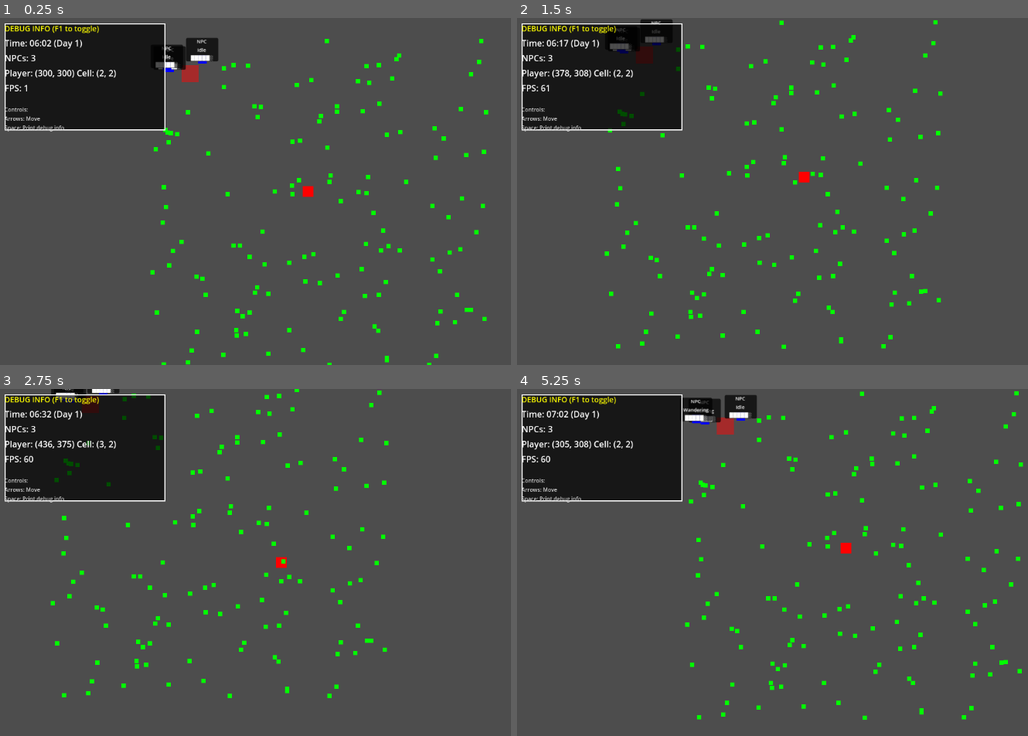
Above: before the commit, frames 1-4 (two rows, left to right).
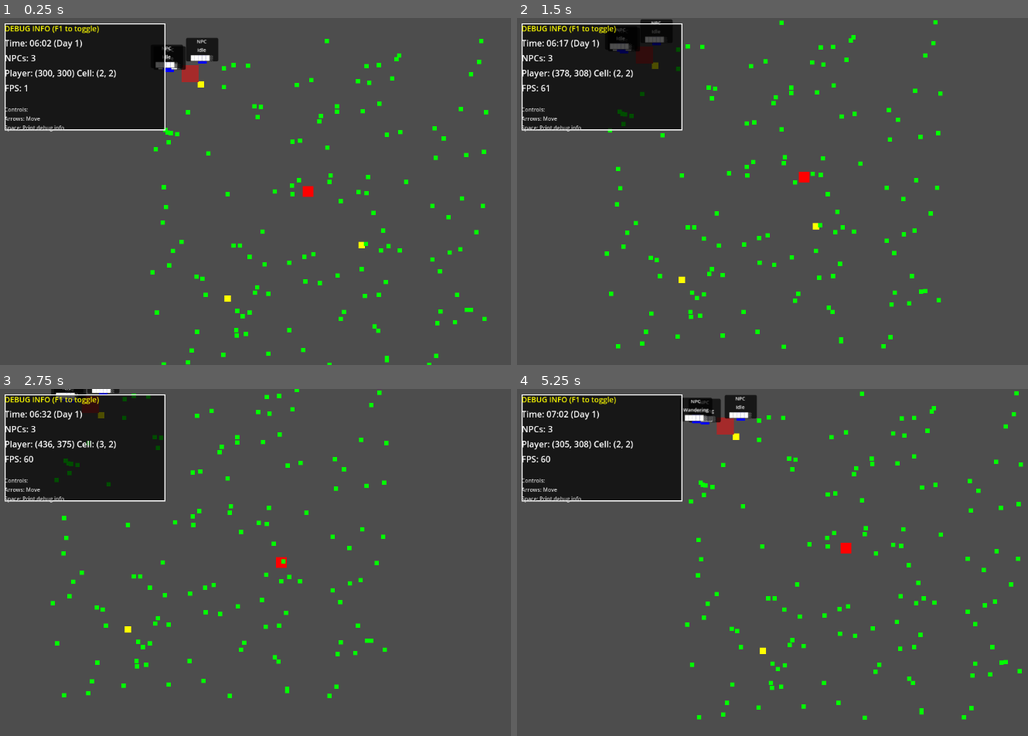
Above: after the commit, the same moments.

Repository: DIM-andy/2dlivingworld
Game: Godot game, scene res://scenes/MainWorld.tscn
The game is run twice, just before and just after one commit, with the same random seed, the same clock (stepped at 60 frames per second) and the same inputs.
Inputs:
- Up to frame 1 (0.25 s): no input
- Up to frame 2 (1.5 s): tap Enter (ui_accept) at 0.5, 0.77 s; hold Right (ui_right) 0.53-1.28 s; tap E at 0.6, 1.35 s; hold Down (ui_down) from 1.28 s (still down)
- Up to frame 3 (2.75 s): tap Enter (ui_accept) at 1.52 s; release Down (ui_down) at 2.03 s; hold Right (ui_right) from 2.03 s (still down); tap E at 2.1 s
- Up to frame 4 (5.25 s): release Right (ui_right) at 2.78 s; hold Up (ui_up) 2.78-3.53 s; tap E every 0.75 s from 2.85 to 5.1 s; tap Enter (ui_accept) at 3.02, 3.77, 4.52 s; hold Left (ui_left) 3.53-5.03 s; hold Down (ui_down) from 5.03 s (still down)

The runs differ from the first frame. In frame 1, less than 0.1% of the frame differs, in the area x 38-72%, y 18-82%; in frame 2, less than 0.1%, in the area x 26-60%, y 12-77%; in frame 3, less than 0.1%; in frame 4, less than 0.1%.

Commit message:
Basic Interaction System
-E to interact
-long press E
-double press E

Diff:
--- /dev/null
+++ b/items/TestItem.tscn
@@ -0,0 +1,7 @@
+[gd_scene load_steps=2 format=3 uid="uid://ewwuujpkop4g"]
+
+[ext_resource type="Script" path="res://scripts/PickupItem.gd" id="1_yaflr"]
+
+[node name="TestItem" type="Area2D"]
+script = ExtResource("1_yaflr")
+item_name = "Coin"
--- a/npcs/Villager.tscn
+++ b/npcs/Villager.tscn
@@ -1,6 +1,11 @@
-[gd_scene load_steps=2 format=3 uid="uid://c4j6n6hl7aejp"]
+[gd_scene load_steps=3 format=3 uid="uid://c4j6n6hl7aejp"]
 
 [ext_resource type="Script" path="res://scripts/NPC.gd" id="1_o3jqb"]
+[ext_resource type="Script" path="res://scripts/InteractableNPC.gd" id="2_x3fkv"]
 
 [node name="Villager" type="CharacterBody2D"]
 script = ExtResource("1_o3jqb")
+
+[node name="InteractionArea" type="Area2D" parent="." node_paths=PackedStringArray("npc_reference")]
+script = ExtResource("2_x3fkv")
+npc_reference = NodePath("..")
--- a/project.godot
+++ b/project.godot
@@ -24,3 +24,8 @@
 , Object(InputEventKey,"resource_local_to_scene":false,"resource_name":"","device":-1,"window_id":0,"alt_pressed":false …(186 unchanged characters)…
 ]
 }
+interact={
+"deadzone": 0.5,
+"events": [Object(InputEventKey,"resource_local_to_scene":false,"resource_name":"","device":-1,"window_id":0,"alt_pressed":false,"shift_pressed":false,"ctrl_pressed":false,"meta_pressed":false,"pressed":false,"keycode":0,"physical_keycode":69,"key_label":0,"unicode":101,"location":0,"echo":false,"script":null)
+]
+}
--- a/scenes/MainWorld.tscn
+++ b/scenes/MainWorld.tscn
@@ -1,9 +1,11 @@
-[gd_scene load_steps=5 format=3 uid="uid://viybc25jt7jp"]
+[gd_scene load_steps=7 format=3 uid="uid://viybc25jt7jp"]
 
 [ext_resource type="Script" path="res://scripts/WorldManager.gd" id="1_e7o6m"]
 [ext_resource type="PackedScene" uid="uid://b40a7scc1ufai" path="res://scenes/Player.tscn" id="2_71sg4"]
 [ext_resource type="Script" path="res://scripts/GameUI.gd" id="3_d8aqb"]
 [ext_resource type="Script" path="res://scripts/PlayerCamera.gd" id="3_i3dfx"]
+[ext_resource type="Script" path="res://scripts/InteractionManager.gd" id="5_yd5gg"]
+[ext_resource type="PackedScene" uid="uid://ewwuujpkop4g" path="res://items/TestItem.tscn" id="6_vfjm5"]
 
 [node name="WorldManager" type="Node2D" groups=["world_manager"]]
 script = ExtResource("1_e7o6m")
@@ -14,6 +16,19 @@
 [node name="Camera2D" type="Camera2D" parent="Player"]
 script = ExtResource("3_i3dfx")
 follow_speed = 2.5
+deadzone_size = Vector2(40, 40)
 
 [node name="GameUI" type="CanvasLayer" parent="."]
 script = ExtResource("3_d8aqb")
+
+[node name="InteractionManager" type="Node" parent="."]
+script = ExtResource("5_yd5gg")
+
+[node name="TestItem" parent="." instance=ExtResource("6_vfjm5")]
+position = Vector2(100, 100)
+
+[node name="TestItem2" parent="." instance=ExtResource("6_vfjm5")]
+position = Vector2(400, 400)
+
+[node name="TestItem3" parent="." instance=ExtResource("6_vfjm5")]
+position = Vector2(150, 500)
--- a/scripts/Interactable.gd
+++ b/scripts/Interactable.gd
@@ -1,33 +1,95 @@
 extends Area2D
 class_name Interactable
 
-signal interacted(player: Node2D)
+@export var interaction_text: String = "Interact"
+@export var double_press_text: String = ""
+@export var long_press_text: String = ""
+@export var can_interact: bool = true
+@export var interaction_cooldown: float = 0.5
 
-@export var interaction_text: String = "Interact"
-var can_interact: bool = true
+var interaction_prompt: Label
+var last_interaction_time: float = 0.0
+
+signal interacted(player: Node2D, interaction_type: InteractionType.Type)
 
 func _ready():
-	body_entered.connect(_on_body_entered)
-	body_exited.connect(_on_body_exited)
+	add_to_group("interactables")
+	create_interaction_prompt()
+	# Set up collision layer for interaction system
+	collision_layer = 0b10  # Layer 2
+	collision_mask = 0b1    # Layer 1 (player)
 
-func _on_body_entered(body):
-	if body.is_in_group("player"):
-		# Show interaction prompt
-		show_interaction_prompt(true)
+func create_interaction_prompt():
+	interaction_prompt = Label.new()
+	interaction_prompt.add_theme_font_size_override("font_size", 10)
+	interaction_prompt.add_theme_color_override("font_color", Color.WHITE)
+	interaction_prompt.horizontal_alignment = HORIZONTAL_ALIGNMENT_CENTER
+	interaction_prompt.vertical_alignment = VERTICAL_ALIGNMENT_CENTER
 
-func _on_body_exited(body):
-	if body.is_in_group("player"):
-		show_interaction_prompt(false)
+	# Style the prompt
+	var style_box = StyleBoxFlat.new()
+	style_box.bg_color = Color(0, 0, 0, 0.8)
+	style_box.corner_radius_bottom_left = 4
+	style_box.corner_radius_bottom_right = 4
+	style_box.corner_radius_top_left = 4
+	style_box.corner_radius_top_right = 4
+	interaction_prompt.add_theme_stylebox_override("normal", style_box)
 
-func show_interaction_prompt(show: bool):
-	# You'd implement UI prompt here
-	pass
+	interaction_prompt.position = Vector2(-50, -40)
+	interaction_prompt.size = Vector2(100, 25)
+	interaction_prompt.visible = false
 
-func interact(player: Node2D):
-	if can_interact:
-		interacted.emit(player)
-		perform_interaction(player)
+	add_child(interaction_prompt)
 
-func perform_interaction(player: Node2D):
-	# Override in derived classes
-	pass
+func show_prompt(text: String):
+	if interaction_prompt:
+		interaction_prompt.text = text
+		interaction_prompt.visible = true
+
+func hide_prompt():
+	if interaction_prompt:
+		interaction_prompt.visible = false
+
+func interact(player: Node2D, interaction_type: InteractionType.Type):
+	var current_time = Time.get_ticks_msec() / 1000.0  # Convert to seconds
+	if current_time - last_interaction_time < interaction_cooldown:
+		return  # Still in cooldown
+
+	last_interaction_time = current_time
+
+	match interaction_type:
+		InteractionType.Type.STANDARD:
+			perform_standard_interaction(player)
+		InteractionType.Type.DOUBLE_PRESS:
+			perform_double_press_interaction(player)
+		InteractionType.Type.LONG_PRESS:
+			perform_long_press_interaction(player)
+
+	interacted.emit(player, interaction_type)
+
+# Override these in derived classes
+func perform_standard_interaction(player: Node2D):
+	print("Standard interaction with ", name)
+
+func perform_double_press_interaction(player: Node2D):
+	if has_double_press_action():
+		print("Double press interaction with ", name)
+
+func perform_long_press_interaction(player: Node2D):
+	if has_long_press_action():
+		print("Long press interaction with ", name)
+
+func get_interaction_text() -> String:
+	return interaction_text
+
+func get_double_press_text() -> String:
+	return double_press_text
+
+func get_long_press_text() -> String:
+	return long_press_text
+
+func has_double_press_action() -> bool:
+	return not double_press_text.is_empty()
+
+func has_long_press_action() -> bool:
+	return not long_press_text.is_empty()
--- /dev/null
+++ b/scripts/InteractableNPC.gd
@@ -0,0 +1,44 @@
+extends Interactable
+class_name InteractableNPC
+
+@export var npc_reference: NPC
+@export var dialogue_texts: Array[String] = ["Hello!", "How are you?", "Nice weather today!"]
+@export var friendship_level: int = 0
+
+var current_dialogue_index: int = 0
+
+func _ready():
+	super._ready()
+	interaction_text = "Talk"
+	double_press_text = "Wave"
+	long_press_text = "Hug"
+
+	# If no NPC reference, try to find parent NPC
+	if not npc_reference:
+		var parent = get_parent()
+		if parent is NPC:
+			npc_reference = parent
+
+func perform_standard_interaction(player: Node2D):
+	if npc_reference:
+		# Cycle through dialogue
+		var dialogue = dialogue_texts[current_dialogue_index % dialogue_texts.size()]
+		print(npc_reference.npc_name + " says: " + dialogue)
+		current_dialogue_index += 1
+
+		# Make NPC look at player and change state
+		npc_reference.change_state(NPC.AIState.INTERACTING)
+		friendship_level += 1
+
+func perform_double_press_interaction(player: Node2D):
+	if npc_reference:
+		print(npc_reference.npc_name + " waves back at you!")
+		friendship_level += 2
+
+func perform_long_press_interaction(player: Node2D):
+	if npc_reference and friendship_level >= 5:
+		print("You hug " + npc_reference.npc_name + "! They seem happy.")
+		friendship_level += 5
+		npc_reference.social += 20.0
+	else:
+		print(npc_reference.npc_name + " steps back awkwardly. Maybe you should talk more first...")
--- /dev/null
+++ b/scripts/InteractionManager.gd
@@ -0,0 +1,154 @@
+extends Node
+class_name InteractionManager
+
+signal interaction_started(interactable)
+signal interaction_ended(interactable)
+
+@export var interaction_range: float = 40.0
+@export var double_press_time: float = 0.4  # Time window for double press
+@export var long_press_time: float = 0.8    # Time for long press
+
+var player: CharacterBody2D
+var current_interactables: Array[Interactable] = []
+var closest_interactable: Interactable = null
+
+# Input tracking
+var press_start_time: float = 0.0
+var last_press_time: float = 0.0
+var is_pressing: bool = false
+var press_count: int = 0
+
+func _ready():
+	# Find the player
+	call_deferred("find_player")
+	set_process(true)
+
+func find_player():
+	if get_tree().has_group("player"):
+		player = get_tree().get_first_node_in_group("player")
+
+func _process(delta):
+	if not player:
+		return
+
+	update_nearby_interactables()
+	handle_interaction_input(delta)
+
+func _input(event):
+	if not event is InputEventKey:
+		return
+
+	if event.keycode == KEY_E:
+		if event.pressed and not is_pressing:
+			# Start press
+			is_pressing = true
+			press_start_time = Time.get_time_dict_from_system()["second"] + Time.get_time_dict_from_system()["minute"] * 60.0
+
+			# Check for double press
+			var current_time = press_start_time
+			if current_time - last_press_time < double_press_time:
+				press_count += 1
+			else:
+				press_count = 1
+
+			last_press_time = current_time
+
+		elif not event.pressed and is_pressing:
+			# End press
+			is_pressing = false
+			var press_duration = (Time.get_time_dict_from_system()["second"] + Time.get_time_dict_from_system()["minute"] * 60.0) - press_start_time
+
+			# Determine interaction type
+			if press_duration >= long_press_time:
+				perform_long_press_interaction()
+			elif press_count >= 2:
+				perform_double_press_interaction()
+				press_count = 0  # Reset after double press
+			else:
+				# Wait a bit to see if it's a double press
+				await get_tree().create_timer(double_press_time).timeout
+				if press_count == 1:  # Still just one press
+					perform_standard_interaction()
+				press_count = 0
+
+func handle_interaction_input(delta):
+	# Handle continuous long press feedback
+	if is_pressing and closest_interactable:
+		var press_duration = (Time.get_time_dict_from_system()["second"] + Time.get_time_dict_from_system()["minute"] * 60.0) - press_start_time
+		if press_duration >= long_press_time:
+			# Visual feedback for long press
+			update_interaction_prompt("Long Press Action!")
+
+func update_nearby_interactables():
+	current_interactables.clear()
+
+	# Find all interactables in range
+	var space_state = player.get_world_2d().direct_space_state
+	var query = PhysicsShapeQueryParameters2D.new()
+	var circle_shape = CircleShape2D.new()
+	circle_shape.radius = interaction_range
+	query.shape = circle_shape
+	query.transform = Transform2D(0, player.global_position)
+	query.collision_mask = 0b10  # Assuming interactables are on layer 2
+
+	# Alternative approach: check all nodes in group
+	var all_interactables = get_tree().get_nodes_in_group("interactables")
+	var previous_closest = closest_interactable
+	closest_interactable = null
+	var closest_distance = interaction_range
+
+	for interactable in all_interactables:
+		if not is_instance_valid(interactable) or not interactable.can_interact:
+			continue
+
+		var distance = player.global_position.distance_to(interactable.global_position)
+		if distance <= interaction_range:
+			current_interactables.append(interactable)
+
+			# Find the closest one
+			if distance < closest_distance:
+				closest_distance = distance
+				closest_interactable = interactable
+
+	# Update interaction prompts
+	if closest_interactable != previous_closest:
+		update_interaction_prompt()
+
+func update_interaction_prompt(override_text: String = ""):
+	# Clear previous prompts
+	for interactable in current_interactables:
+		interactable.hide_prompt()
+
+	# Show prompt for closest interactable
+	if closest_interactable:
+		var prompt_text = override_text
+		if prompt_text.is_empty():
+			prompt_text = get_interaction_prompt_text(closest_interactable)
+		closest_interactable.show_prompt(prompt_text)
+
+func get_interaction_prompt_text(interactable: Interactable) -> String:
+	var base_text = interactable.get_interaction_text()
+	var prompt = "[E] " + base_text
+
+	# Add advanced interaction hints if available
+	if interactable.has_double_press_action():
+		prompt += " • [E][E] " + interactable.get_double_press_text()
+	if interactable.has_long_press_action():
+		prompt += " • [Hold E] " + interactable.get_long_press_text()
+
+	return prompt
+
+func perform_standard_interaction():
+	if closest_interactable and closest_interactable.can_interact:
+		closest_interactable.interact(player, InteractionType.Type.STANDARD)
+		interaction_started.emit(closest_interactable)
+
+func perform_double_press_interaction():
+	if closest_interactable and closest_interactable.can_interact:
+		closest_interactable.interact(player, InteractionType.Type.DOUBLE_PRESS)
+		interaction_started.emit(closest_interactable)
+
+func perform_long_press_interaction():
+	if closest_interactable and closest_interactable.can_interact:
+		closest_interactable.interact(player, InteractionType.Type.LONG_PRESS)
+		interaction_started.emit(closest_interactable)
--- /dev/null
+++ b/scripts/InteractionType.gd
@@ -0,0 +1,8 @@
+extends RefCounted
+class_name InteractionType
+
+enum Type {
+	STANDARD,
+	DOUBLE_PRESS,
+	LONG_PRESS
+}
--- /dev/null
+++ b/scripts/PickupItem.gd
@@ -0,0 +1,38 @@
+extends Interactable
+class_name PickupItem
+
+@export var item_name: String = "Item"
+@export var item_value: int = 1
+@export var can_be_thrown: bool = false
+
+func _ready():
+	super._ready()
+	interaction_text = "Pick up " + item_name
+	if can_be_thrown:
+		long_press_text = "Throw"
+	create_visual()
+
+func create_visual():
+	var sprite = ColorRect.new()
+	sprite.size = Vector2(12, 12)
+	sprite.color = Color.YELLOW
+	sprite.position = Vector2(-6, -6)
+	add_child(sprite)
+
+	# Add collision shape
+	var collision = CollisionShape2D.new()
+	var shape = CircleShape2D.new()
+	shape.radius = 8.0
+	collision.shape = shape
+	add_child(collision)
+
+func perform_standard_interaction(player: Node2D):
+	print("Picked up " + item_name + "!")
+	# Add to player inventory (implement inventory system later)
+	queue_free()  # Remove from world
+
+func perform_long_press_interaction(player: Node2D):
+	if can_be_thrown:
+		print("You throw the " + item_name + "!")
+		# Implement throwing logic
+		queue_free()
--- a/scripts/PlayerCamera.gd
+++ b/scripts/PlayerCamera.gd
@@ -43,7 +43,7 @@
 		player_velocity = target_node.get_real_velocity()
 
 	# Calculate look-ahead offset
-	if player_velocity.length() > 10.0:  # Only look ahead if moving fast enough
+	if player_velocity.length() > 70.0:  # Only look ahead if moving fast enough
 		var normalized_velocity = player_velocity.normalized()
 		look_ahead_offset = normalized_velocity * look_ahead_distance
 	else:
